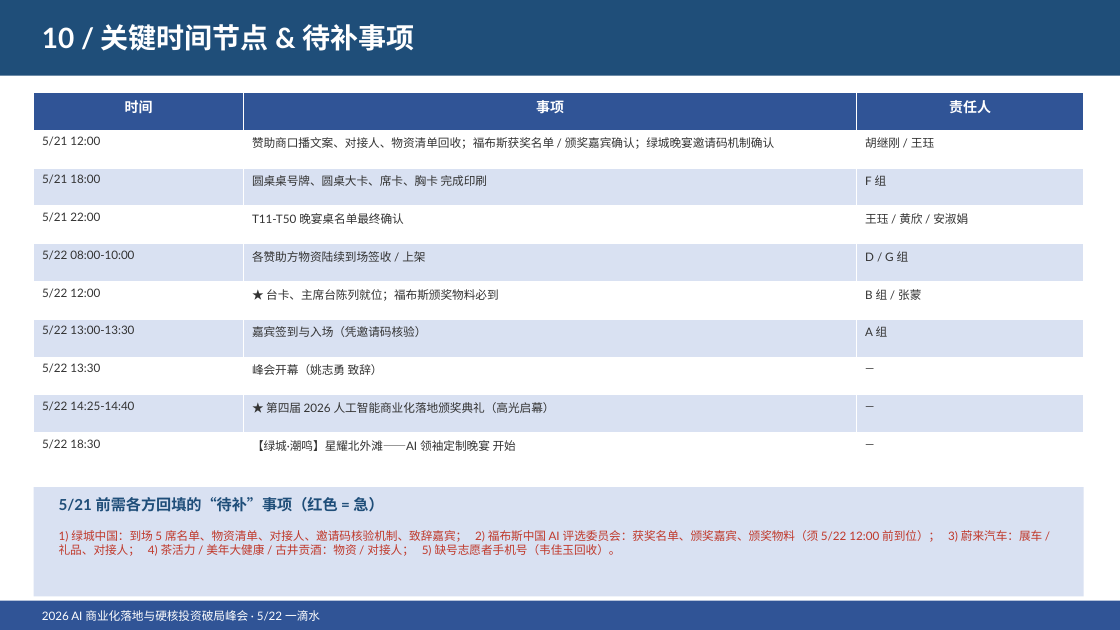
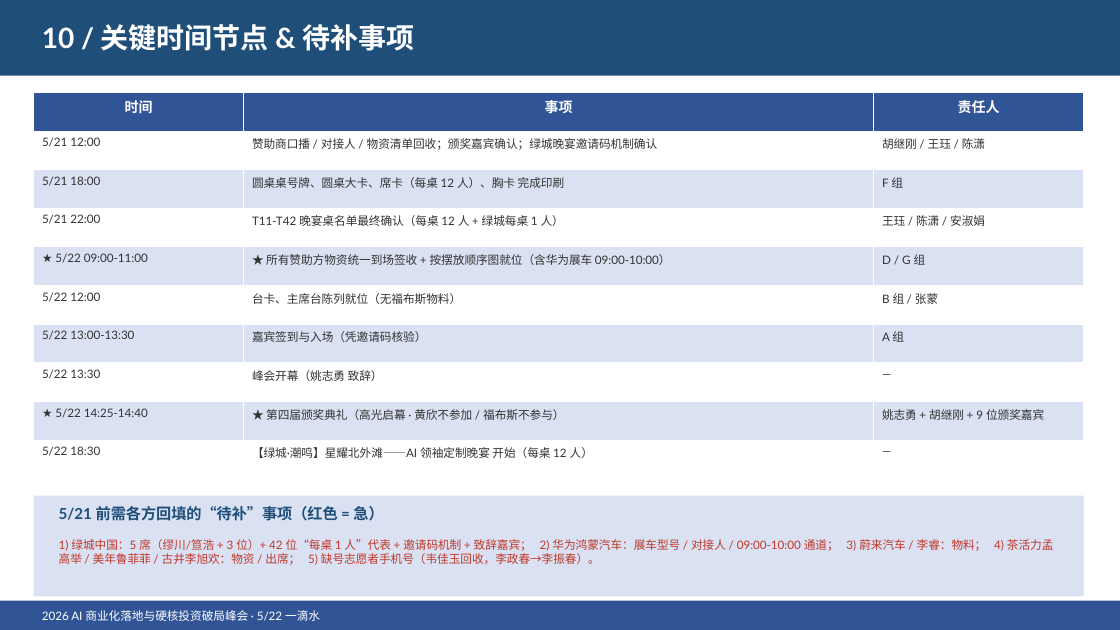
Before and after one commit to hujigang2010-maker/AIDEN, a slide deck: slide 12 of 5月22日峰会/导出文件/2026峰会会务汇报.pptx. Drawn at 1120x630 pixels with LibreOffice and Linux fonts; fonts in the diff are those of the drawing. Boxes give left, top, right and bottom in pixels: in the first picture for what was removed or moved away, otherwise in the second. Text is boxed around its words. In the diff, an @@ line names an element or a change of style, - is before the commit and + after.

```diff
--- a/5月22日峰会/导出文件/2026峰会会务汇报.pptx
+++ b/5月22日峰会/导出文件/2026峰会会务汇报.pptx
@@ table at <box>34,92,1084,479</box> @@
-row 2, column 2: 赞助商口播文案、对接人、物资清单回收；福布斯获奖名单 / 颁奖嘉宾确认；绿城晚宴邀请码机制确认
+row 2, column 2: 赞助商口播 / 对接人 / 物资清单回收；颁奖嘉宾确认；绿城晚宴邀请码机制确认
-row 2, column 3: 胡继刚 / 王珏
+row 2, column 3: 胡继刚 / 王珏 / 陈潇
-row 3, column 2: 圆桌桌号牌、圆桌大卡、席卡、胸卡 完成印刷
+row 3, column 2: 圆桌桌号牌、圆桌大卡、席卡（每桌 12 人）、胸卡 完成印刷
-row 4, column 2: T11-T50 晚宴桌名单最终确认
+row 4, column 2: T11-T42 晚宴桌名单最终确认（每桌 12 人 + 绿城每桌 1 人）
-row 4, column 3: 王珏 / 黄欣 / 安淑娟
+row 4, column 3: 王珏 / 陈潇 / 安淑娟
-row 5, column 1: 5/22 08:00-10:00
+row 5, column 1: ★ 5/22 09:00-11:00
-row 5, column 2: 各赞助方物资陆续到场签收 / 上架
+row 5, column 2: ★ 所有赞助方物资统一到场签收 + 按摆放顺序图就位（含华为展车 09:00-10:00）
-row 6, column 2: ★ 台卡、主席台陈列就位；福布斯颁奖物料必到
+row 6, column 2: 台卡、主席台陈列就位（无福布斯物料）
-row 9: 5/22 14:25-14:40 | ★ 第四届 2026 人工智能商业化落地颁奖典礼（高光启幕） | —
+row 9: ★ 5/22 14:25-14:40 | ★ 第四届颁奖典礼（高光启幕 · 黄欣不参加 / 福布斯不参与） | 姚志勇 + 胡继刚 + 9 位颁奖嘉宾
-row 10, column 2: 【绿城·潮鸣】星耀北外滩——AI 领袖定制晚宴 开始
+row 10, column 2: 【绿城·潮鸣】星耀北外滩——AI 领袖定制晚宴 开始（每桌 12 人）
@@ rectangle: place and size @@
-rectangle at <box>34,487,1084,597</box>
+rectangle at <box>34,496,1084,597</box>
@@ text "5/21 前需各方回填的“待补”事项（红色 = 急）": place and size @@
-text "5/21 前需各方回填的“待补”事项（红色 = 急）" at <box>59,497,383,512</box>
+text "5/21 前需各方回填的“待补”事项（红色 = 急）" at <box>59,506,383,521</box>
@@ text at <box>59,539,1054,565</box>: text changed @@
-1) 绿城中国：到场 5 席名单、物资清单、对接人、邀请码核验机制、致辞嘉宾； 2) 福布斯中国 AI 评选委员会：获奖名单、颁奖嘉宾、颁奖物料（须 5/22 12:00 前到位）； 3) 蔚来汽车：展车 / 礼品、对接人； 4) 茶活力 / 美年大健康 / 古井贡酒：物资 / 对接人； 5) 缺号志愿者手机号（韦佳玉回收）。
+1) 绿城中国：5 席（缪川/笪浩 + 3 位）+ 42 位“每桌 1 人”代表 + 邀请码机制 + 致辞嘉宾； 2) 华为鸿蒙汽车：展车型号 / 对接人 / 09:00-10:00 通道； 3) 蔚来汽车 / 李睿：物料； 4) 茶活力孟高举 / 美年鲁菲菲 / 古井李旭欢：物资 / 出席； 5) 缺号志愿者手机号（韦佳玉回收，李政春→李振春）。
```
Also in this commit, not shown: 9 other slides changed, 2 slides added, 12 other files.
